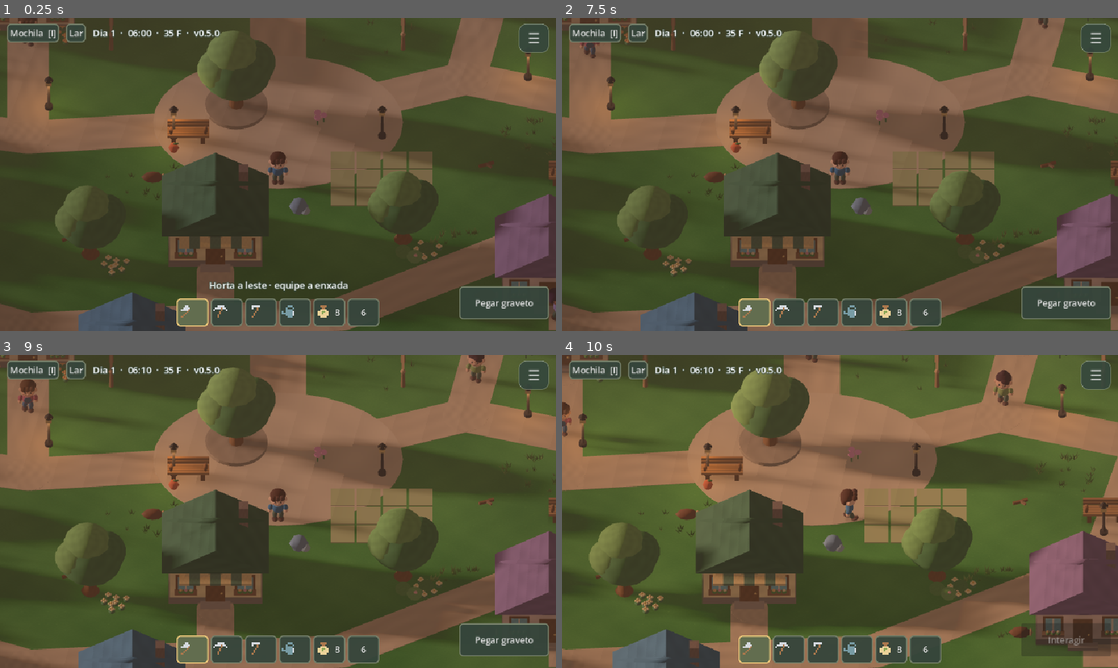
Above: before the commit, frames 1-4 (two rows, left to right).
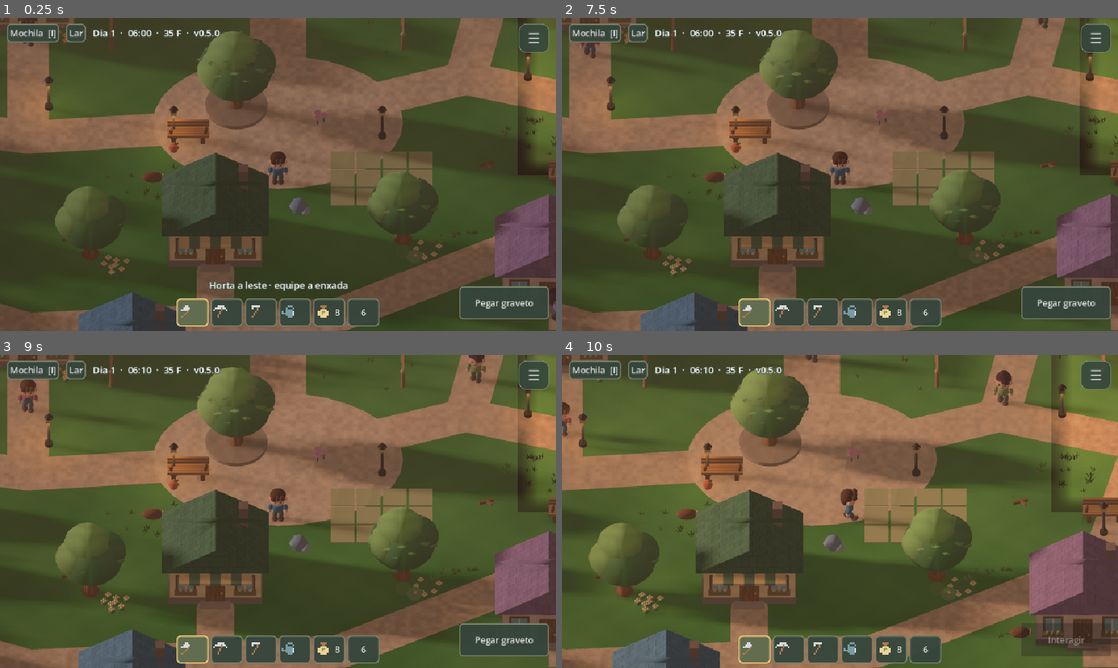
Above: after the commit, the same moments.

Repository: arthurkarger/Evergrove-project
Game: Godot game, scene res://main.tscn
The game is run twice, just before and just after one commit, with the same random seed, the same clock (stepped at 60 frames per second) and the same inputs.
Inputs (mouse positions are in pixels of both pictures, inside the frame that each line leads up to):
- Up to frame 1 (0.25 s): no input
- Up to frame 2 (7.5 s): click "Mochila [I]" at 0.5 s; click "Lar" at 1.25 s; click (756, 312) at 2.02 s; click (789, 312) at 2.77 s; click (823, 312) at 3.52 s; click (856, 312) at 4.27 s; click "8" at 5 s; click "6" at 5.75 s; click "Pegar graveto" at 6.5 s; click "Fechar" at 7.25 s
- Up to frame 3 (9 s): click "☰" at 8 s; click "Voltar ao jogo" at 8.75 s
- Up to frame 4 (10 s): tap Enter at 9.5 s; move the mouse to (962, 495) at 9.52 s; hold Right (ui_right) from 9.53 s (still down); tap R at 9.6 s; click (962, 495) at 9.67 s

The runs differ from the first frame. In frame 1, 1.8% of the frame differs, in the area x 9-100%, y 0-74%; in frame 2, 1.7%; in frame 3, 1.7%; in frame 4, 3.2%, in the area x 5-100%, y 0-75%.

Commit message:
Upgrade water flow and local reflections, textured materials and wind-driven foliage

Diff:
--- a/village.gd
+++ b/village.gd
@@ -10,6 +10,12 @@
 var grass_batches: Array[MultiMeshInstance3D] = []
 var world_materials: Array[ShaderMaterial] = []
 var scenic_material: StandardMaterial3D
+var foliage_batches: Array[MultiMeshInstance3D] = []
+var foliage_material: ShaderMaterial
+var surface_materials: Dictionary = {}
+var lake_probe: ReflectionProbe
+var lake_material: ShaderMaterial
+var probe_period := -1
 var lamps: Array[OmniLight3D] = []
 var quality_level := 2
 var path_segments: Array = []
@@ -36,7 +42,7 @@
 	trunk.top_radius = 0.37
 	trunk.bottom_radius = 0.5
 	trunk.height = 1
-	meshes = {"box": BoxMesh.new(), "round": crown, "disc": dis …(94 unchanged characters)… sc, "shore": disc, "grass": grass_mesh()}
+	meshes = {"box": BoxMesh.new(), "round": crown, "disc": dis …(94 unchanged characters)… sc, "shore": disc, "grass": grass_mesh(), "leaf": leaf_mesh(), "canopy": crown, "bark": trunk, "stone": crown, "path_box": BoxMesh.new(), "path_disc": disc, "roof_tiles": PrismMesh.new(), "wood": BoxMesh.new()}
 	build_paths()
 	build_homes()
 	build_lake()
@@ -45,6 +51,7 @@
 	plant_grass()
 	build_lamps()
 	flush_batches()
+	setup_lake_probe()
 
 # Share primitive geometry and draw repeated scenery in spatial batches.
 func piece(kind: String, position_3d: Vector3, size: Vector3, tint: String, angle := 0.0) -> void:
@@ -61,36 +68,55 @@
 shader_type spatial;
 render_mode diffuse_burley, specular_schlick_ggx;
 uniform int quality = 2;
+uniform vec4 sky_tint : source_color = vec4(0.55,0.72,0.82,1.0);
+uniform float daylight = 1.0;
 varying vec3 world_pos;
 void vertex() {
 	world_pos = (MODEL_MATRIX * vec4(VERTEX, 1.0)).xyz;
 }
 void fragment() {
 	vec2 p = world_pos.xz;
-	float shore = length((p - vec2(22.0, -7.0)) / vec2(6.0, 8.0));
-	float ripple = sin(p.x * 1.8 + p.y * 2.1 + TIME * 0.75) * sin(p.y * 1.7 - TIME * 0.48);
-	vec3 deep = vec3(0.19, 0.48, 0.53);
-	vec3 shallow = vec3(0.39, 0.69, 0.64);
-	vec3 c = mix(deep, shallow, smoothstep(0.20, 1.0, shore));
-	float wave = 0.0;
-	if (quality > 0) {
-		wave = smoothstep(0.83, 0.98, ripple) * 0.075;
+	vec2 q = (p - vec2(22.0, -7.0)) / vec2(6.0, 8.0);
+	float shore = length(q);
+	float t = TIME;
+	vec2 flow = normalize(vec2(0.83,0.56));
+	float a = dot(p,flow)*2.5 - t*1.35;
+	float b = dot(p,vec2(-0.46,0.89))*4.1 - t*0.83;
+	float c = p.x*6.4 + p.y*2.2 - t*2.4;
+	float wave_a = sin(a+0.65*sin(b*0.56));
+	float wave_b = sin(b+0.50*sin(a*0.72));
+	float wave_c = sin(c+wave_b);
+	float depth = 1.0-smoothstep(0.18,1.0,shore);
+	vec3 sand = vec3(0.36,0.62,0.49);
+	vec3 deep = vec3(0.065,0.29,0.36);
+	vec3 water = mix(sand,deep,depth);
+	float crest = 0.0;
+	float nx = 0.0;
+	float nz = 0.0;
+	if (quality>0) {
+		crest = smoothstep(0.70,0.99,wave_a*0.65+wave_b*0.35)*0.075;
+		nx = cos(a)*0.09;
+		nz = cos(b)*0.075;
 	}
-	if (quality > 1) {
-		float fine = sin(p.x * 4.1 + p.y * 3.8 + TIME * 1.12 + ripple) * cos(p.y * 3.1 - TIME * 0.6);
-		wave += smoothstep(0.74, 0.98, fine) * 0.045;
-		wave += smoothstep(0.91, 0.96, shore) * (1.0 - smoothstep(0.96, 1.0, shore)) * (0.06 + 0.035 * sin(TIME * 1.4 + p.x * 2.0));
+	if (quality>=2) {
+		float caustic = pow(1.0-abs(sin(a*1.5+wave_b*0.9)*sin(b*1.4+wave_a)),7.0);
+		water += vec3(0.10,0.14,0.09)*caustic*(1.0-depth)*daylight;
+		crest += smoothstep(0.82,1.0,wave_c*0.65+wave_a*0.35)*0.055;
+		nx += cos(c)*0.035;
+		nz += cos(b*1.7+wave_a)*0.04;
+		float bank = shore + sin(a*0.7)*0.012;
+		float foam = smoothstep(0.91,0.95,bank)*(1.0-smoothstep(0.97,1.0,bank));
+		float foam_break = smoothstep(-0.30,0.65,sin(a*0.8+wave_b+t*0.25));
+		crest += foam*foam_break*(0.10+0.07*daylight);
 	}
-	if (quality == 3) {
-		wave += pow(max(0.0, sin(p.x * 5.0 - p.y * 2.0 + TIME)), 12.0) * 0.035 * (0.5 + 0.5 * ripple);
-	}
-	ALBEDO = c + vec3(wave);
-	// Soft, moving surface normals catch the sun without screen-space reflection.
-	float nx = cos(p.x * 1.8 + p.y * 2.1 + TIME * 0.75) * 0.045;
-	float ny = sin(p.y * 1.7 - TIME * 0.48) * 0.045;
-	if (quality >= 2) { NORMAL = normalize(NORMAL + vec3(nx, ny, 0.0)); }
-	ROUGHNESS = quality == 3 ? 0.49 : 0.78;
-	SPECULAR = quality >= 2 ? 0.20 : 0.0;
+	vec3 n_world = normalize(vec3(nx,1.0,nz));
+	NORMAL = normalize(mat3(VIEW_MATRIX)*n_world);
+	float fresnel = pow(1.0-clamp(dot(NORMAL,VIEW),0.0,1.0),3.0);
+	water = mix(water,sky_tint.rgb, (0.09+fresnel*0.32)*(quality>=2?1.0:0.35));
+	ALBEDO = water + vec3(crest*0.78,crest,crest*0.94);
+	ROUGHNESS = quality==3 ? 0.22+0.12*(1.0-wave_a)*0.5 : (quality==2?0.37:0.83);
+	METALLIC = quality>=2 ? 0.28 : 0.0;
+	SPECULAR = quality>=2 ? 0.48 : 0.0;
 }
 """
 	else:
@@ -143,6 +169,9 @@
 	var tuft_material := grass_shader()
 	var grass_material := landscape_material(false)
 	var water_material := landscape_material(true)
+	lake_material = water_material
+	foliage_material = make_foliage_material()
+	surface_materials = {"bark":make_surface_material(0),"stone":make_surface_material(1),"path_box":make_surface_material(2),"path_disc":make_surface_material(2),"roof_tiles":make_surface_material(3),"wood":make_surface_material(4)}
 	world_materials = [grass_material,water_material,tuft_material]
 	for key: String in batches:
 		var items: Array = batches[key]
@@ -163,12 +192,19 @@
 			instance.cast_shadow = GeometryInstance3D.SHADOW_CASTING_SETTING_OFF
 		elif kind == "water":
 			instance.material_override = water_material
+			instance.layers = 2
 			instance.cast_shadow = GeometryInstance3D.SHADOW_CASTING_SETTING_OFF
 		elif kind == "grass":
 			instance.material_override = tuft_material
 			instance.cast_shadow = GeometryInstance3D.SHADOW_CASTING_SETTING_OFF
 			instance.extra_cull_margin = 0.35
 			grass_batches.append(instance)
+		elif kind in ["leaf","canopy"]:
+			instance.material_override = foliage_material
+			instance.extra_cull_margin = 0.6
+			if kind=="leaf": foliage_batches.append(instance)
+		elif surface_materials.has(kind):
+			instance.material_override = surface_materials[kind]
 		elif kind == "shore":
 			instance.cast_shadow = GeometryInstance3D.SHADOW_CASTING_SETTING_OFF
 		add_child(instance)
@@ -187,14 +223,14 @@
 	path_segments.append([a,b,width])
 	var mid := (a + b) / 2
 	var line := b - a
-	piece("box", Vector3(mid.x,0.014,mid.y), Vector3(width,0.02,line.length()), TRAIL, atan2(line.x,line.y))
-	piece("disc", Vector3(b.x,0.019,b.y), Vector3(width,0.02,width), TRAIL)
+	piece("path_box", Vector3(mid.x,0.014,mid.y), Vector3(width,0.02,line.length()), TRAIL, atan2(line.x,line.y))
+	piece("path_disc", Vector3(b.x,0.019,b.y), Vector3(width,0.02,width), TRAIL)
 
 func build_paths() -> void:
 	piece("ground", Vector3(0,-0.32,0), Vector3(120,0.64,102), "91b579")
 	wall(Vector3(0,-0.3,0), Vector3(70,0.6,56))
 	var plaza := Vector2(0,2)
-	piece("disc", Vector3(0,0.038,2), Vector3(12,0.03,9), "d7bc96")
+	piece("path_disc", Vector3(0,0.038,2), Vector3(12,0.03,9), "d7bc96")
 	# A loop links the cottages, orchard and lakeside picnic spot.
 	var loop := PackedVector2Array([plaza, Vector2(-12,3), Vector2(-22,1), Vector2(-22,12), Vector2(-12,16), Vector2(3,15), Vector2(14,9), Vector2(16,1), Vector2(9,-1), plaza])
 	for i in range(1,loop.size()):
@@ -238,7 +274,7 @@
 	piece("box",center,Vector3(4.4,2.44,3.4),plaster)
 	wall(center,Vector3(4.4,2.44,3.4))
 	piece("box",Vector3(x,0.19,z),Vector3(4.5,0.38,3.5),"988874")
-	piece("roof",Vector3(x,3.13,z),Vector3(5.15,1.55,4.15),roof)
+	piece("roof_tiles",Vector3(x,3.13,z),Vector3(5.15,1.55,4.15),roof)
 	# Rounded eaves and timber trim add a handcrafted silhouette.
 	var trim := Color(roof).darkened(0.15).to_html(false)
 	for dz in [-1.91,1.91]:
@@ -246,7 +282,7 @@
 	piece("round",Vector3(x,3.88,z),Vector3(4.87,0.23,0.32),roof)
 	piece("box",Vector3(x,0.10,z+1.91),Vector3(1.45,0.20,0.48),"b8a28a")
 	piece("box",Vector3(x+1.35,3.41,z-0.7),Vector3(0.46,1.65,0.52),"947c69")
-	piece("box",Vector3(x,0.85,z+1.74),Vector3(0.93,1.7,0.12),WOOD)
+	piece("wood",Vector3(x,0.85,z+1.74),Vector3(0.93,1.7,0.12),WOOD)
 	piece("round",Vector3(x+0.29,0.77,z+1.83),Vector3(0.12,0.12,0.09),"e7bf77")
 	for dx in [-1.42,1.42]:
 		piece("box",Vector3(x+dx,1.4,z+1.72),Vector3(0.98,1.02,0.08),WOOD)
@@ -309,7 +345,7 @@
 
 func tree(x: float,z: float,s: float,kind: int) -> void:
 	var base := Vector3(x,0,z)
-	piece("trunk",base+Vector3.UP*s,Vector3(0.72,2,0.72)*s,WOOD)
+	piece("bark",base+Vector3.UP*s,Vector3(0.72,2,0.72)*s,WOOD)
 	piece("round",base+Vector3.UP*0.14*s,Vector3(0.95,0.29,0.85)*s,WOOD)
 	wall(base+Vector3.UP*s,Vector3(0.65,2,0.65)*s)
 	if kind == 1:
@@ -320,10 +356,19 @@
 	else:
 		var dark := "628753" if kind == 0 else "799755"
 		var light := "87a862" if kind == 0 else "a4b86b"
-		piece("round",base+Vector3(0,2.45,0)*s,Vector3(3.3,2.7,3)*s,dark)
-		piece("round",base+Vector3(-0.75,2.7,0.19)*s,Vector3(2.12,1.92,2.02)*s,light)
-		piece("round",base+Vector3(0.72,2.78,-0.17)*s,Vector3(2.20,2.10,2.10)*s,dark)
-		piece("round",base+Vector3(-0.15,3.40,-0.12)*s,Vector3(2.45,1.95,2.28)*s,light)
+		piece("canopy",base+Vector3(0,2.45,0)*s,Vector3(3.3,2.7,3)*s,dark)
+		piece("canopy",base+Vector3(-0.75,2.7,0.19)*s,Vector3(2.12,1.92,2.02)*s,light)
+		piece("canopy",base+Vector3(0.72,2.78,-0.17)*s,Vector3(2.20,2.10,2.10)*s,dark)
+		piece("canopy",base+Vector3(-0.15,3.40,-0.12)*s,Vector3(2.45,1.95,2.28)*s,light)
+		# Individual leaves follow a rounded crown rather than random floating spheres.
+		for i in 32:
+			var a := i*2.399963
+			var band := (float(i)+0.5)/32.0
+			var y := lerpf(-0.42,0.95,band)
+			var r := sqrt(maxf(0.0,1.0-y*y))
+			var off := Vector3(cos(a)*r*1.45,2.85+y*1.2,sin(a)*r*1.31)
+			var tint := light if i%3!=0 else dark
+			piece("leaf",base+off*s,Vector3(0.68,0.56,0.75)*s,tint,a+PI/2)
 		if kind == 2:
 			for offset in [Vector3(-0.7,2.6,1.15),Vector3(0.63,2.3,1.24),Vector3(1.34,2.65,0.15)]:
 				piece("round",base+offset*s,Vector3.ONE*0.31*s,"d8815d")
@@ -354,7 +399,7 @@
 		for j in 2:
 			var w := 1.6-j*0.65
 			var pos := Vector3(p.x+j*1.1,w*0.24,p.y+j*0.55)
-			piece("round",pos,Vector3(w,w*0.77,w*0.9),"93988a")
+			piece("stone",pos,Vector3(w,w*0.77,w*0.9),"93988a")
 			wall(pos,Vector3(w*0.84,w*0.69,w*0.77))
 
 # Small landscaping accents outside paths and doors; purely decorative.
@@ -468,6 +513,12 @@
 func set_quality(level: int) -> void:
 	quality_level = clampi(level,0,3)
 	var density := [0.0,0.25,0.55,1.0]
+	for batch in foliage_batches:
+		batch.multimesh.visible_instance_count = roundi(batch.multimesh.instance_count*[0.0,0.25,0.65,1.0][quality_level])
+		batch.cast_shadow = GeometryInstance3D.SHADOW_CASTING_SETTING_ON if quality_level==3 else GeometryInstance3D.SHADOW_CASTING_SETTING_OFF
+	if foliage_material != null: foliage_material.set_shader_parameter("quality",quality_level)
+	for mat in surface_materials.values(): mat.set_shader_parameter("quality",quality_level)
+	if lake_probe != null: lake_probe.visible = quality_level>=2
 	for batch in grass_batches:
 		batch.multimesh.visible_instance_count = roundi(batch.multimesh.instance_count*float(density[quality_level]))
 		batch.cast_shadow = GeometryInstance3D.SHADOW_CASTING_SETTING_ON if quality_level==3 else GeometryInstance3D.SHADOW_CASTING_SETTING_OFF
@@ -482,3 +533,125 @@
 	var energy := (1.0-daylight)*0.9
 	for lamp in lamps:
 		lamp.light_energy = energy
+
+# Leaves use a simple folded silhouette, not alpha-heavy billboards.
+func leaf_mesh() -> ArrayMesh:
+	var st := SurfaceTool.new()
+	st.begin(Mesh.PRIMITIVE_TRIANGLES)
+	var a := Vector3(0,0.32,-0.32)
+	var b := Vector3(-0.39,0.04,0.03)
+	var c := Vector3(0,-0.20,0.58)
+	var d := Vector3(0.39,0.04,0.03)
+	var ridge := Vector3(0,0.16,0.06)
+	for v in [a,b,ridge,b,c,ridge,c,d,ridge,d,a,ridge]:
+		st.add_vertex(v)
+	st.generate_normals()
+	return st.commit()
+
+func make_foliage_material() -> ShaderMaterial:
+	var shader := Shader.new()
+	shader.code = """
+shader_type spatial;
+render_mode cull_disabled, diffuse_burley, specular_schlick_ggx;
+uniform int quality = 2;
+varying vec3 tint;
+varying vec3 local_pos;
+void vertex() {
+	tint = COLOR.rgb;
+	local_pos = VERTEX;
+	vec3 p = MODEL_MATRIX[3].xyz;
+	if (quality>0) {
+		float breeze = sin(TIME*1.12+p.x*0.39+p.z*0.24);
+		float gust = sin(TIME*0.57+p.z*0.68);
+		VERTEX.x += (breeze*0.033+gust*0.022)*(0.5+VERTEX.y);
+		VERTEX.z += gust*0.025;
+	}
+}
+void fragment() {
+	float shade = 0.80+0.27*clamp(local_pos.y+0.5,0.0,1.0);
+	if (quality>=2) {
+		float vein = 1.0-smoothstep(0.015,0.055,abs(local_pos.x));
+		shade += vein*0.055;
+		shade += sin(local_pos.z*19.0+abs(local_pos.x)*12.0)*0.025;
+	}
+	ALBEDO = tint*shade;
+	ROUGHNESS = 0.78;
+	SPECULAR = 0.15;
+	BACKLIGHT = tint*(quality>=2?0.09:0.0);
+}
+"""
+	var mat := ShaderMaterial.new()
+	mat.shader = shader
+	return mat
+
+func make_surface_material(kind: int) -> ShaderMaterial:
+	var shader := Shader.new()
+	shader.code = """
+shader_type spatial;
+render_mode diffuse_burley, specular_schlick_ggx;
+uniform int surface_kind = 0;
+uniform int quality = 2;
+varying vec3 tint;
+varying vec3 world_pos;
+float hash(vec2 p) { return fract(sin(dot(p,vec2(127.1,311.7)))*43758.5453); }
+float noise2(vec2 p) {
+	vec2 i=floor(p), f=fract(p);
+	f=f*f*(3.0-2.0*f);
+	return mix(mix(hash(i),hash(i+vec2(1,0)),f.x),mix(hash(i+vec2(0,1)),hash(i+vec2(1,1)),f.x),f.y);
+}
+void vertex(){
+	tint=COLOR.rgb;
+	world_pos=(MODEL_MATRIX*vec4(VERTEX,1.0)).xyz;
+}
+void fragment(){
+	vec3 p=world_pos;
+	float shade=1.0;
+	float n=0.0;
+	if(quality>0){
+		if(surface_kind==0 || surface_kind==4){
+			float grain=sin(p.x*29.0+p.z*23.0+noise2(vec2(p.x*5.0,p.y*2.0))*5.0);
+			n=grain*0.07+noise2(vec2(p.x*15.0+p.z*13.0,p.y*3.0))*0.12-0.06;
+		}else if(surface_kind==3){
+			vec2 tile=vec2(p.x*2.8,p.z*3.1+p.y*1.3);
+			tile.x+=0.5*mod(floor(tile.y),2.0);
+			vec2 f=fract(tile);
+			n=0.07*hash(floor(tile))-0.035-0.13*(1.0-smoothstep(0.02,0.11,min(f.x,f.y)));
+		}else{
+			n=(noise2(p.xz*4.0+p.y*2.0)-0.5)*0.15;
+			if(quality>=2) n+=(noise2(p.xz*22.0+p.y*14.0)-0.5)*0.08;
+		}
+		shade+=n;
+	}
+	ALBEDO=tint*shade;
+	ROUGHNESS=surface_kind==3?0.83:0.94;
+	SPECULAR=0.08;
+}
+"""
+	var mat := ShaderMaterial.new()
+	mat.shader=shader
+	mat.set_shader_parameter("surface_kind",kind)
+	return mat
+
+func setup_lake_probe() -> void:
+	if DisplayServer.get_name()=="headless": return
+	lake_probe=ReflectionProbe.new()
+	lake_probe.position=Vector3(22,1.25,-7)
+	lake_probe.size=Vector3(21,12,25)
+	lake_probe.intensity=0.65
+	lake_probe.max_distance=36.0
+	lake_probe.cull_mask=1
+	lake_probe.update_mode=ReflectionProbe.UPDATE_ONCE
+	lake_probe.box_projection=true
+	lake_probe.enable_shadows=true
+	add_child(lake_probe)
+
+func update_water_light(sky_color: Color, day: float, phase: float) -> void:
+	if lake_material != null:
+		lake_material.set_shader_parameter("sky_tint",sky_color)
+		lake_material.set_shader_parameter("daylight",day)
+	if lake_probe != null and quality_level>=2:
+		# Refresh captured surroundings a few times per day, not six renders per frame.
+		var period := floori(phase*8.0)
+		if period!=probe_period:
+			probe_period=period
+			lake_probe.position.y=1.25+float(period%2)*0.002
